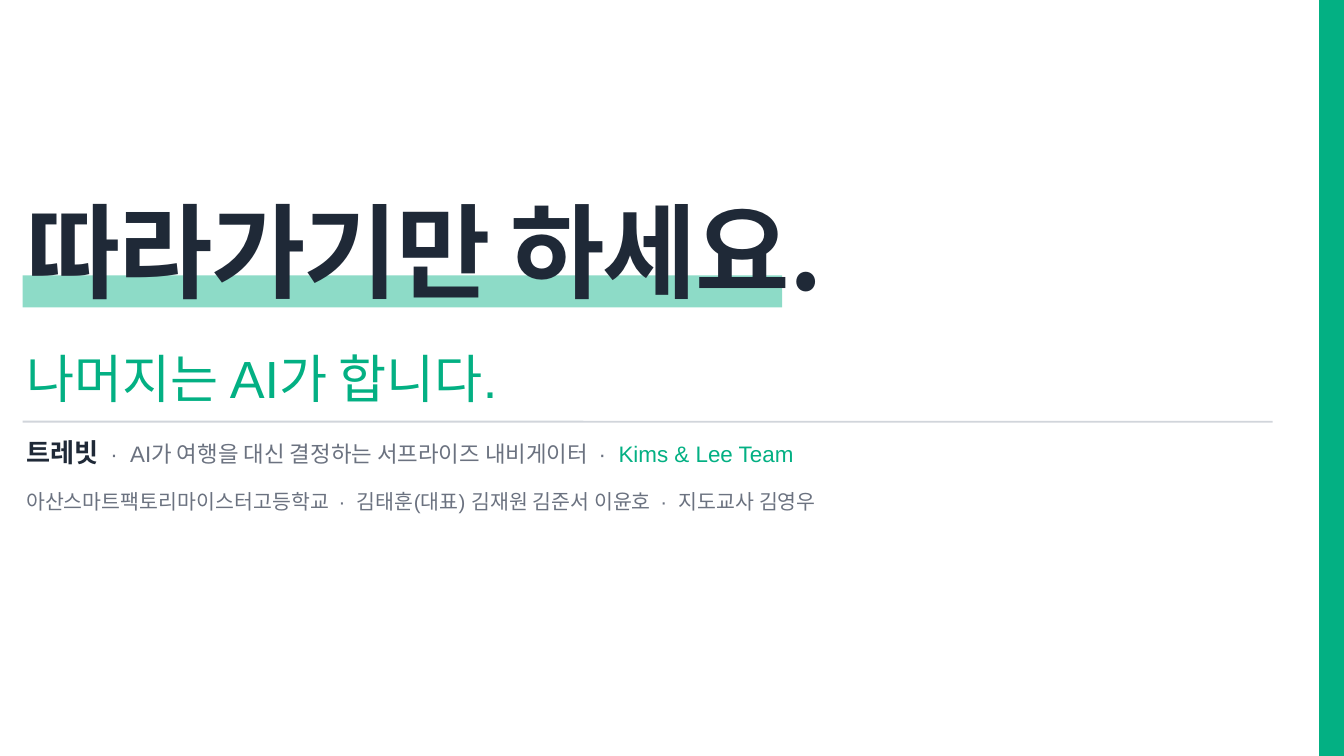
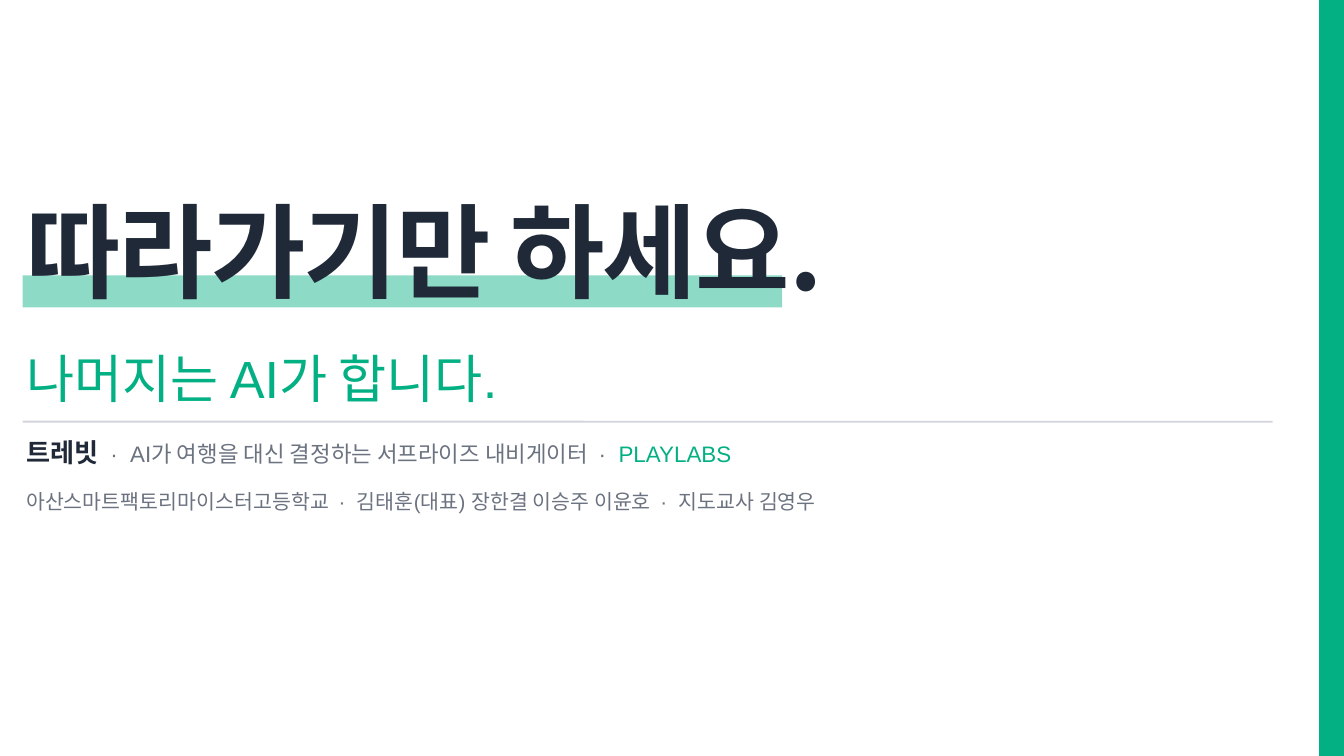
Before and after one commit to SKARCH218/ttarawayou, a slide deck: slide 13 of 발표/트레빗_소개영상용.pptx. Drawn at 1344x756 pixels with LibreOffice and Linux fonts; fonts in the diff are those of the drawing. Boxes give left, top, right and bottom in pixels: in the first picture for what was removed or moved away, otherwise in the second. Text is boxed around its words. In the diff, an @@ line names an element or a change of style, - is before the commit and + after.

```diff
--- a/발표/트레빗_소개영상용.pptx
+++ b/발표/트레빗_소개영상용.pptx
@@ text at [26, 440, 732, 465]: text changed @@
-트레빗 · AI가 여행을 대신 결정하는 서프라이즈 내비게이터 · Kims & Lee Team
+트레빗 · AI가 여행을 대신 결정하는 서프라이즈 내비게이터 · PLAYLABS
@@ text at [26, 492, 816, 513]: text changed @@
-아산스마트팩토리마이스터고등학교 · 김태훈(대표) 김재원 김준서 이윤호 · 지도교사 김영우
+아산스마트팩토리마이스터고등학교 · 김태훈(대표) 장한결 이승주 이윤호 · 지도교사 김영우
```
Also in this commit, not shown: 2 other slides changed, 7 other files.
